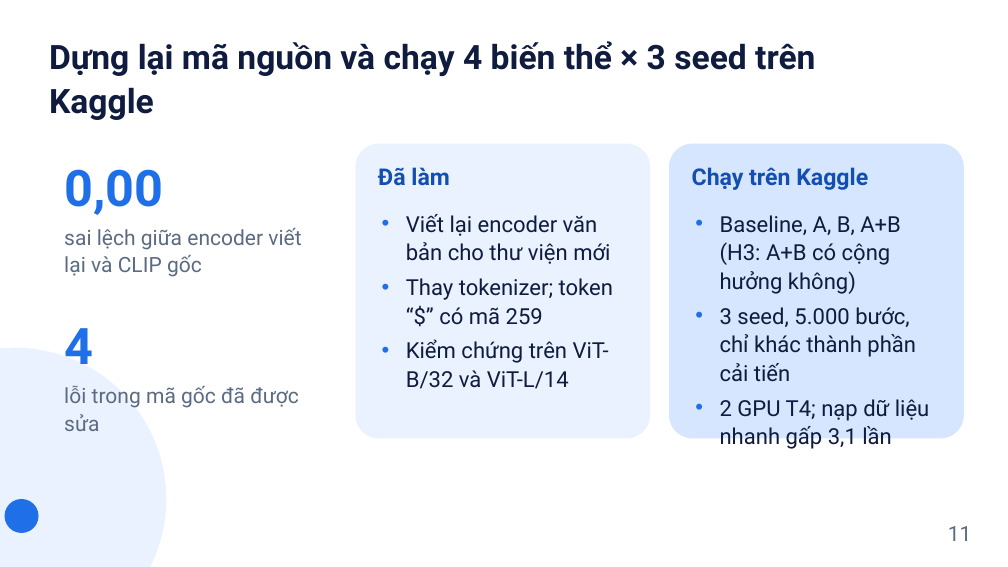
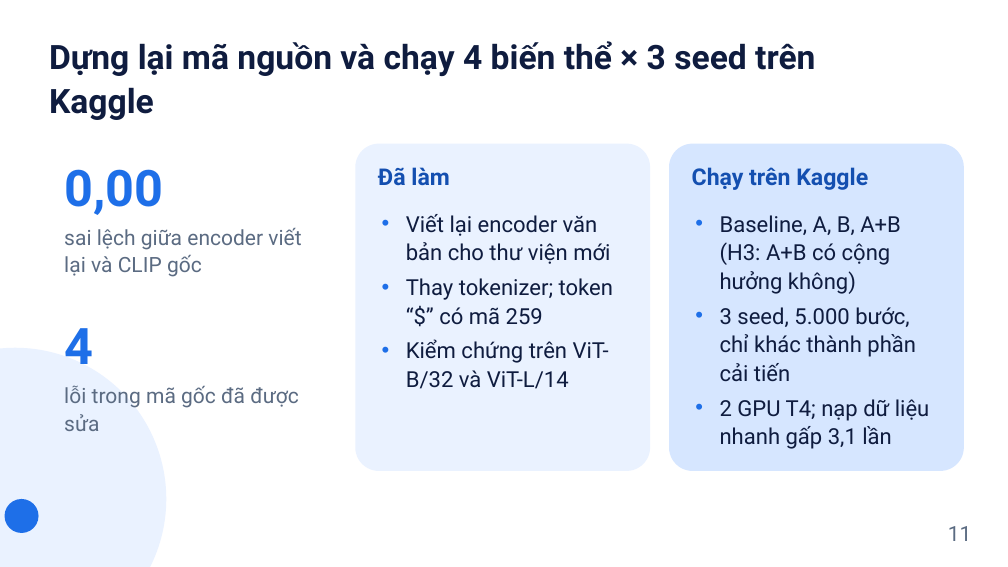
Before and after one commit to tamdv/btl-lincir, a slide deck: slide 11 of slides/Slides_Nhom8_LinCIR.pptx. Drawn at 1008x567 pixels with LibreOffice and Linux fonts; fonts in the diff are those of the drawing. Boxes give left, top, right and bottom in pixels: in the first picture for what was removed or moved away, otherwise in the second. Text is boxed around its words. In the diff, an @@ line names an element or a change of style, - is before the commit and + after.

```diff
--- a/slides/Slides_Nhom8_LinCIR.pptx
+++ b/slides/Slides_Nhom8_LinCIR.pptx
@@ rounded rectangle: place and size @@
-rounded rectangle at box(355, 144, 650, 439)
+rounded rectangle at box(355, 144, 650, 471)
@@ rounded rectangle: place and size @@
-rounded rectangle at box(669, 144, 964, 439)
+rounded rectangle at box(669, 144, 964, 471)
```
Also in this commit, not shown: 19 other files.
